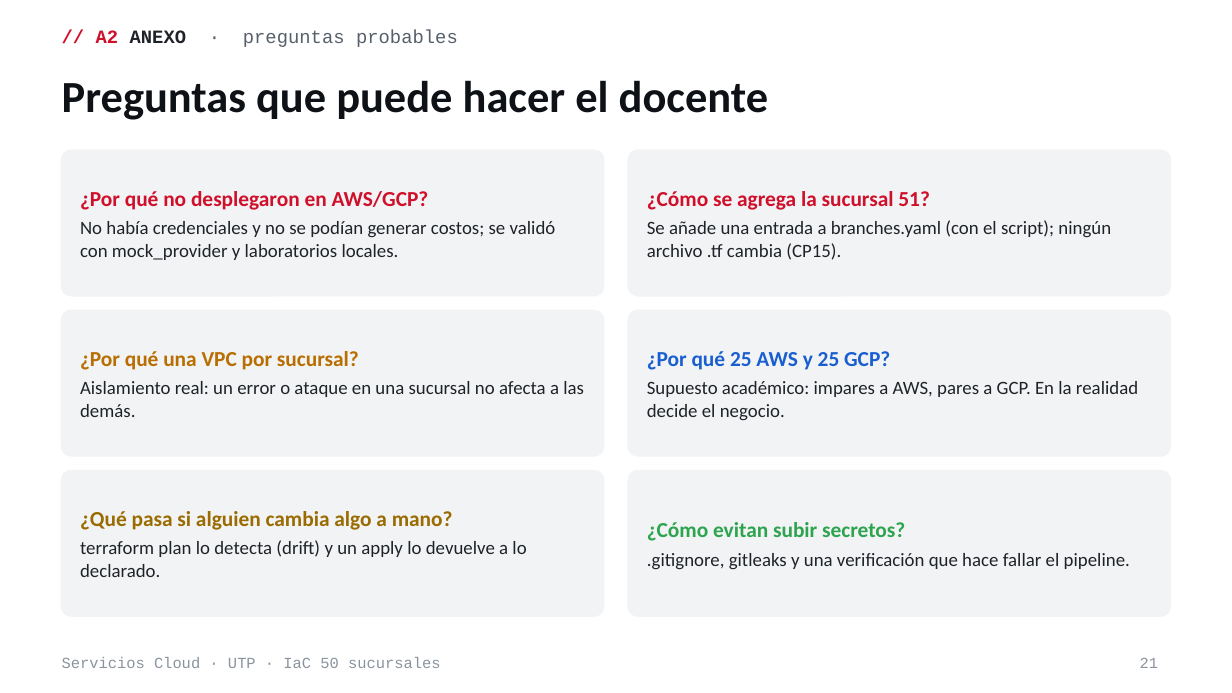
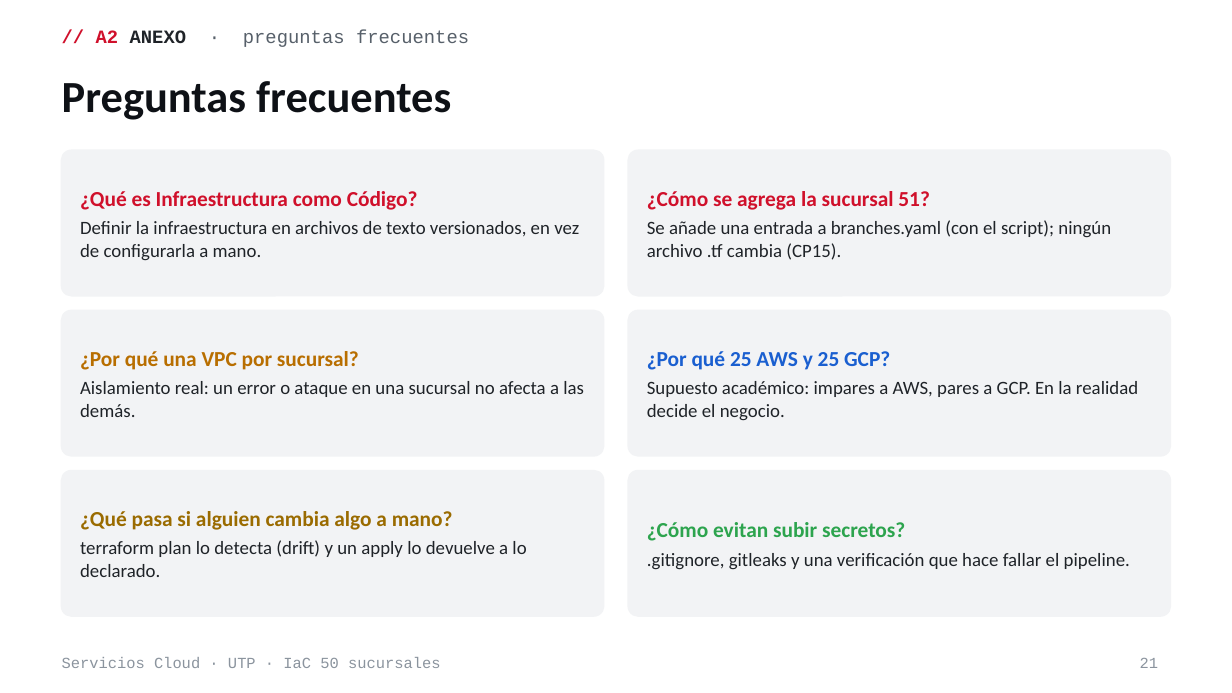
Before and after one commit to ThiagoIcochea/ServiciosCloudIAC, a slide deck: slide 21 of docs/academic/Sustentacion-IaC-50-Sucursales.pptx. Drawn at 1232x693 pixels with LibreOffice and Linux fonts; fonts in the diff are those of the drawing. Boxes give left, top, right and bottom in pixels: in the first picture for what was removed or moved away, otherwise in the second. Text is boxed around its words. In the diff, an @@ line names an element or a change of style, - is before the commit and + after.

```diff
--- a/docs/academic/Sustentacion-IaC-50-Sucursales.pptx
+++ b/docs/academic/Sustentacion-IaC-50-Sucursales.pptx
@@ text at bbox=[96, 30, 469, 47]: text changed @@
-// A2 ANEXO · preguntas probables
+// A2 ANEXO · preguntas frecuentes
@@ title at bbox=[62, 81, 451, 120]: text changed @@
-Preguntas que puede hacer el docente
+Preguntas frecuentes
@@ text at bbox=[80, 191, 579, 261]: text changed @@
-¿Por qué no desplegaron en AWS/GCP?
-No había credenciales y no se podían generar costos; se validó con mock_provider y laboratorios locales.
+¿Qué es Infraestructura como Código?
+Definir la infraestructura en archivos de texto versionados, en vez de configurarla a mano.
```
Also in this commit, not shown: 7 other slides changed.
